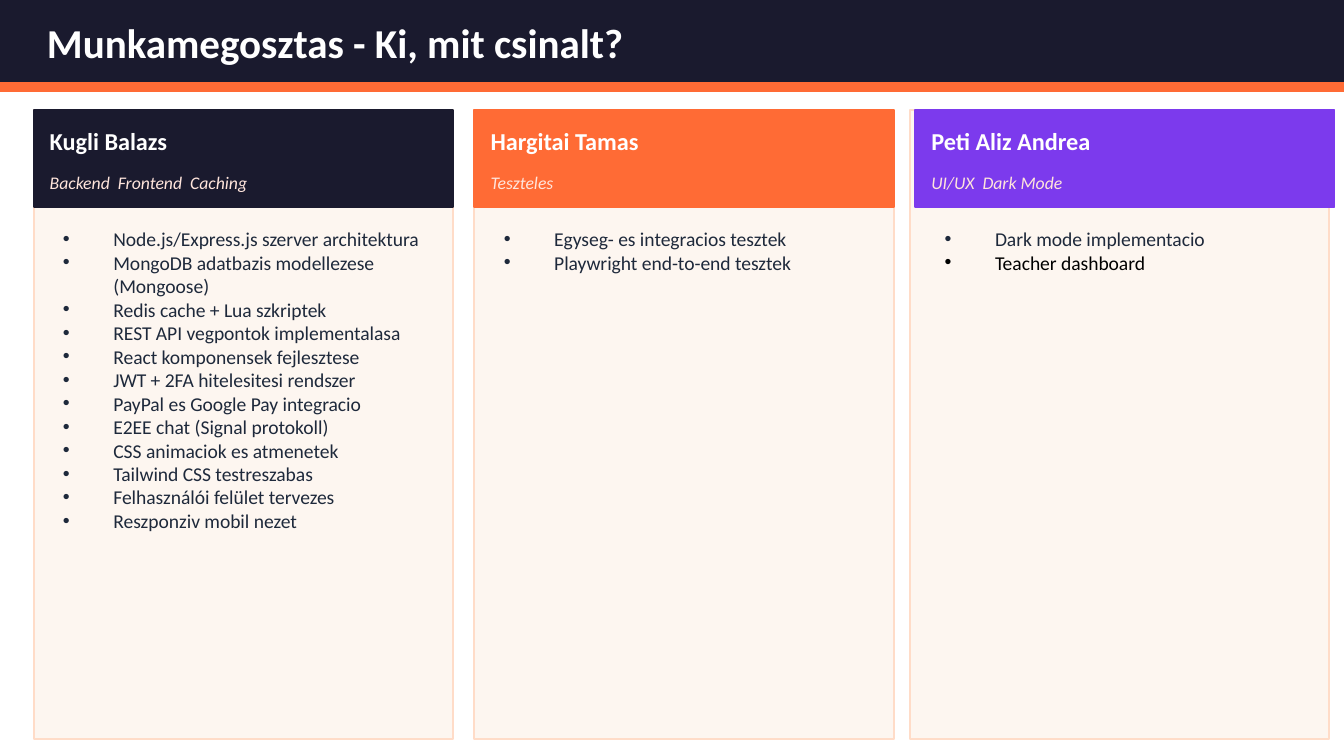
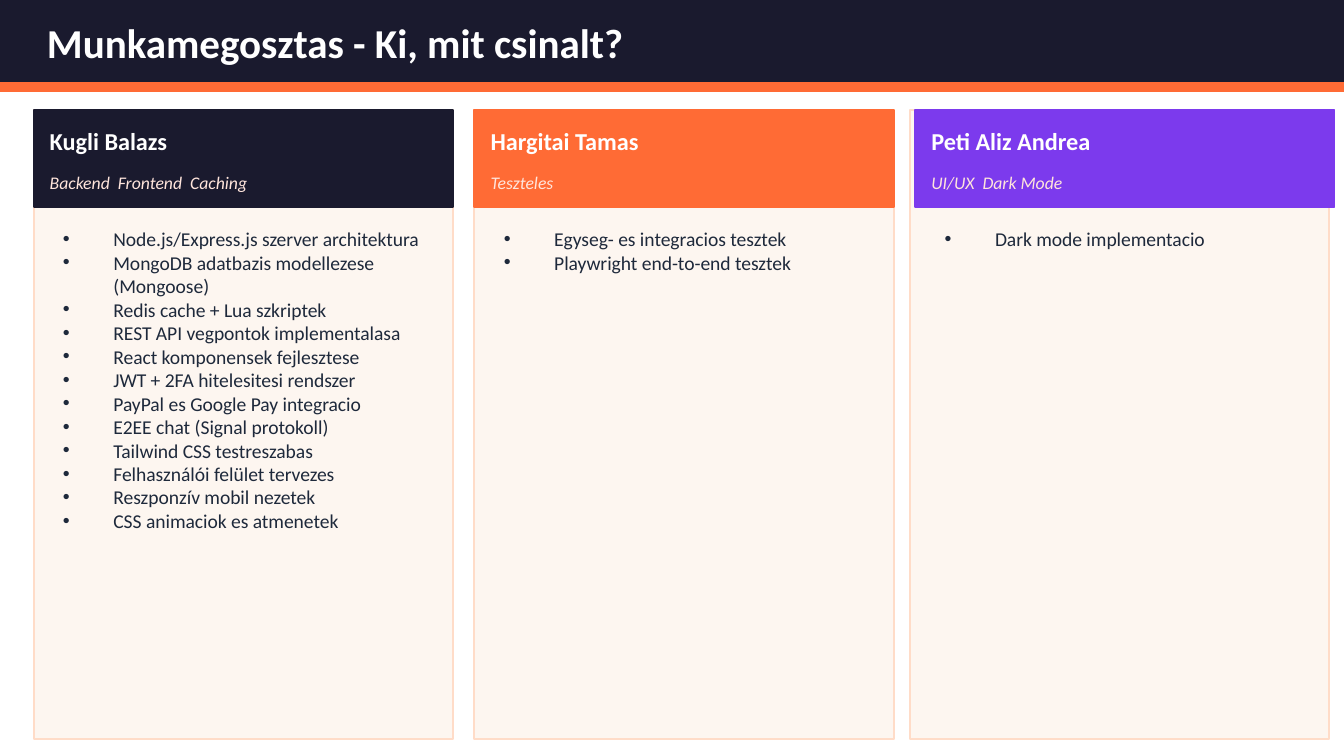
Before and after one commit to bivorzk/iskolaprojekt, a slide deck: slide 12 of SnapTray_Prezentacio_v3.pptx (slide 11 before the commit). Drawn at 1344x756 pixels with LibreOffice and Linux fonts; fonts in the diff are those of the drawing. Boxes give left, top, right and bottom in pixels: in the first picture for what was removed or moved away, otherwise in the second. Text is boxed around its words. In the diff, an @@ line names an element or a change of style, - is before the commit and + after.

```diff
--- a/SnapTray_Prezentacio_v3.pptx
+++ b/SnapTray_Prezentacio_v3.pptx
@@ text at bbox=[995, 256, 1145, 270]: paragraph removed @@
-• Teacher dashboard
@@ text at bbox=[113, 444, 339, 458]: paragraph removed @@
-• CSS animaciok es atmenetek
@@ text at bbox=[113, 490, 339, 528]: text changed @@
-• Reszponziv mobil nezet
+• Reszponzív mobil nezetek
+• CSS animaciok es atmenetek
```
Also in this commit, not shown: 9 other slides changed, 2 slides added, 16 slides removed, 1 other file.
